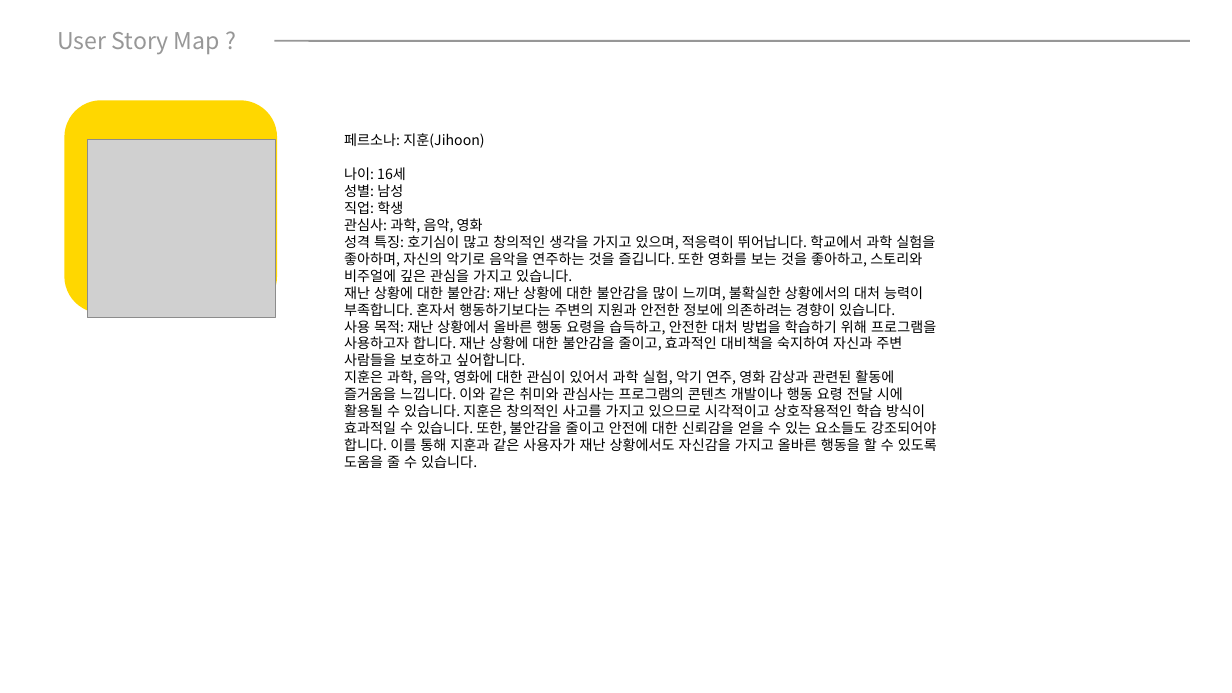
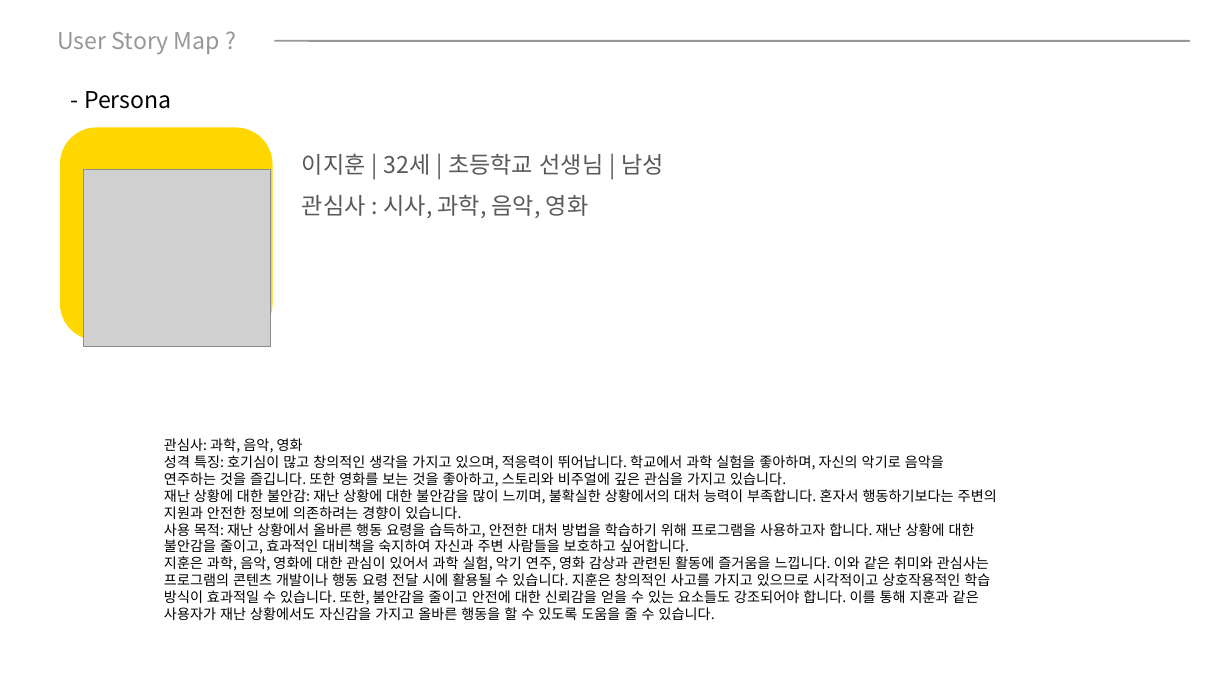
Before and after one commit to Khackathon/k-hackathon, a slide deck: slide 12 of 은아/K-해커톤 ppt.pptx (slide 8 before the commit). Drawn at 1232x693 pixels with LibreOffice and Linux fonts; fonts in the diff are those of the drawing; grey boxes stand for pictures. Boxes give left, top, right and bottom in pixels: in the first picture for what was removed or moved away, otherwise in the second. Text is boxed around its words. In the diff, an @@ line names an element or a change of style, - is before the commit and + after.

```diff
--- a/은아/K-해커톤 ppt.pptx
+++ b/은아/K-해커톤 ppt.pptx
@@ text added at <box>84,91,172,109</box>, 18 pt, text #000000 @@
+- Persona
@@ rounded rectangle: place and size @@
-rounded rectangle at <box>67,103,275,311</box>
+rounded rectangle at <box>62,129,271,338</box>
@@ text at <box>344,133,484,214</box>: paragraphs removed @@
-페르소나: 지훈(Jihoon)
-나이: 16세
-성별: 남성
-직업: 학생
@@ picture: place and size @@
-picture at <box>87,140,274,318</box>
+picture at <box>84,169,271,347</box>
@@ text added at <box>302,153,664,218</box>, 18 pt, text #595959 @@
+이지훈 | 32세 | 초등학교 선생님 | 남성
+관심사 : 시사, 과학, 음악, 영화
@@ text "관심사: 과학, 음악, 영화": place and size @@
-text "관심사: 과학, 음악, 영화" at <box>344,133,937,468</box>
+text "관심사: 과학, 음악, 영화" at <box>164,438,997,620</box>
```
Also in this commit, not shown: 7 other slides changed, 11 slides added, 2 other files.
